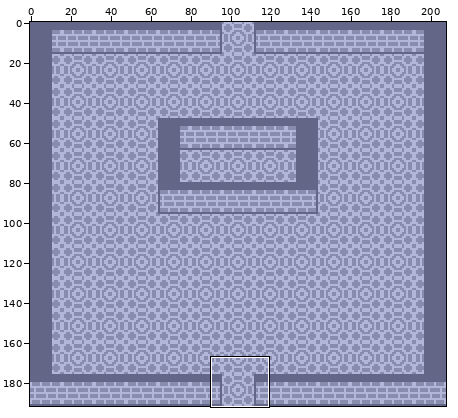
File history of a sprite sheet, res/images/backgrounds/LifeSciences2.png. Above, an overview of the earlier version with the close-up marked.
Close-up. First the earlier version:
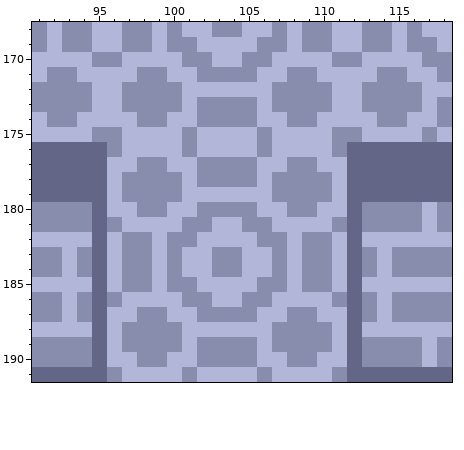
The file is 208x192 pixels. Shown: x 91..118, y 168..191.
The same view after the edit:
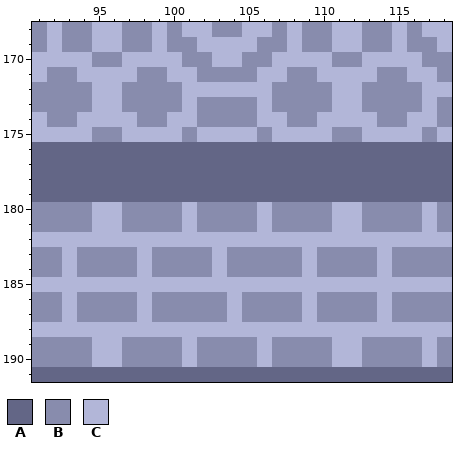
Palette (. is transparent): A #636686  B #888cad  C #b2b6d8
Difference:
@@ x 91..118 @@
 175 CCCCBBCCCCBCCCCBCCCCBBCCCCBC
-176 AAAAABCCCCBCCCCBCCCCBAAAAAAA
-177 AAAAACCBBCCBBBBCCBBCCAAAAAAA
-178 AAAAACBBBBCBBBBCBBBBCAAAAAAA
-179 AAAAACBBBBCCCCCCBBBBCAAAAAAA
-180 BBBBACCBBCCBBBBCCBBCCABBBBCB
-181 BBBBABCCCCBBCCBBCCCCBABBBBCB
-182 CCCCACBBCBBCCCCBBCBBCACCCCCC
-183 BBCBACBBCBCCBBCCBCBBCABCBBBB
-184 BBCBACBBCBCCBBCCBCBBCABCBBBB
-185 CCCCACBBCBBCCCCBBCBBCACCCCCC
-186 BBCBABCCCCBBCCBBCCCCBABCBBBB
-187 BBCBACCBBCCBBBBCCBBCCABCBBBB
-188 CCCCACBBBBCCCCCCBBBBCACCCCCC
-189 BBBBACBBBBCBBBBCBBBBCABBBBCB
-190 BBBBACCBBCCBBBBCCBBCCABBBBCB
-191 AAAAABCCCCBCCCCBCCCCBAAAAAAA
+176 AAAAAAAAAAAAAAAAAAAAAAAAAAAA
+177 AAAAAAAAAAAAAAAAAAAAAAAAAAAA
+178 AAAAAAAAAAAAAAAAAAAAAAAAAAAA
+179 AAAAAAAAAAAAAAAAAAAAAAAAAAAA
+180 BBBBCCBBBBCBBBBCBBBBCCBBBBCB
+181 BBBBCCBBBBCBBBBCBBBBCCBBBBCB
+182 CCCCCCCCCCCCCCCCCCCCCCCCCCCC
+183 BBCBBBBCBBBBCBBBBBCBBBBCBBBB
+184 BBCBBBBCBBBBCBBBBBCBBBBCBBBB
+185 CCCCCCCCCCCCCCCCCCCCCCCCCCCC
+186 BBCBBBBCBBBBBCBBBBCBBBBCBBBB
+187 BBCBBBBCBBBBBCBBBBCBBBBCBBBB
+188 CCCCCCCCCCCCCCCCCCCCCCCCCCCC
+189 BBBBCCBBBBCBBBBCBBBBCCBBBBCB
+190 BBBBCCBBBBCBBBBCBBBBCCBBBBCB
+191 AAAAAAAAAAAAAAAAAAAAAAAAAAAA
Where, in picture pixels (left, top, right, bottom), the same in both close-ups:
changed: (92, 142, 362, 382)
